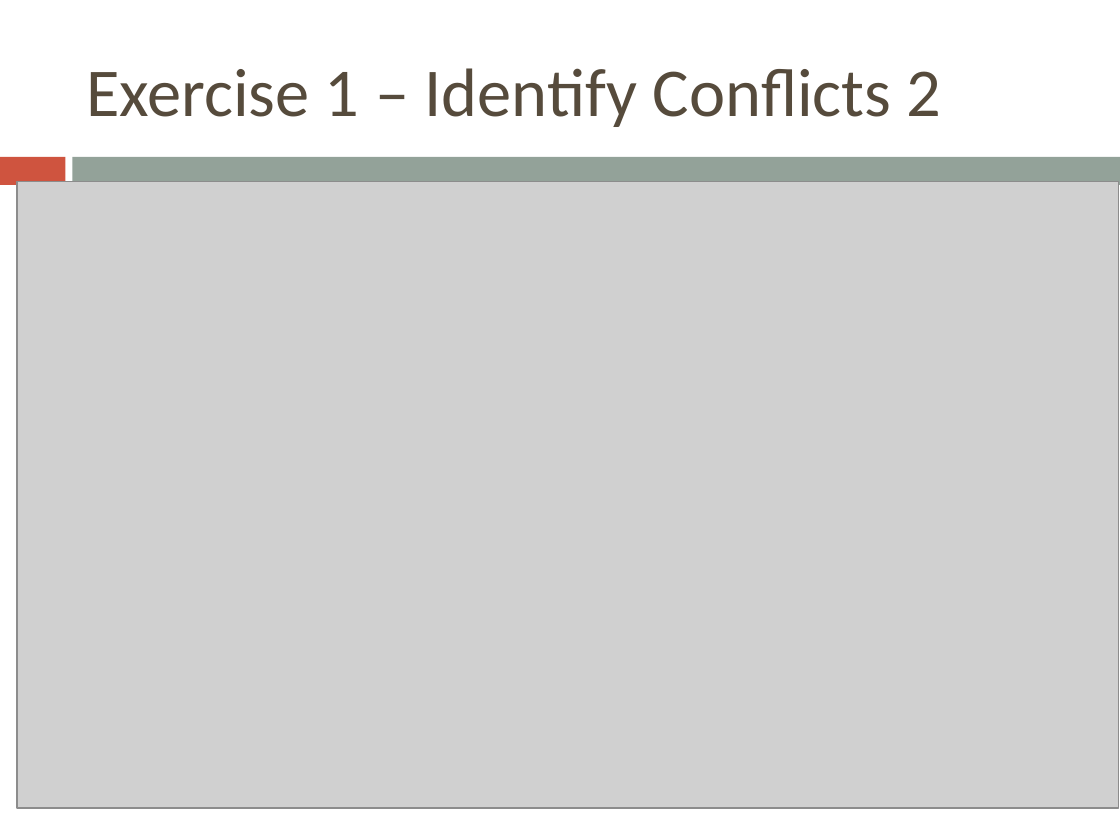
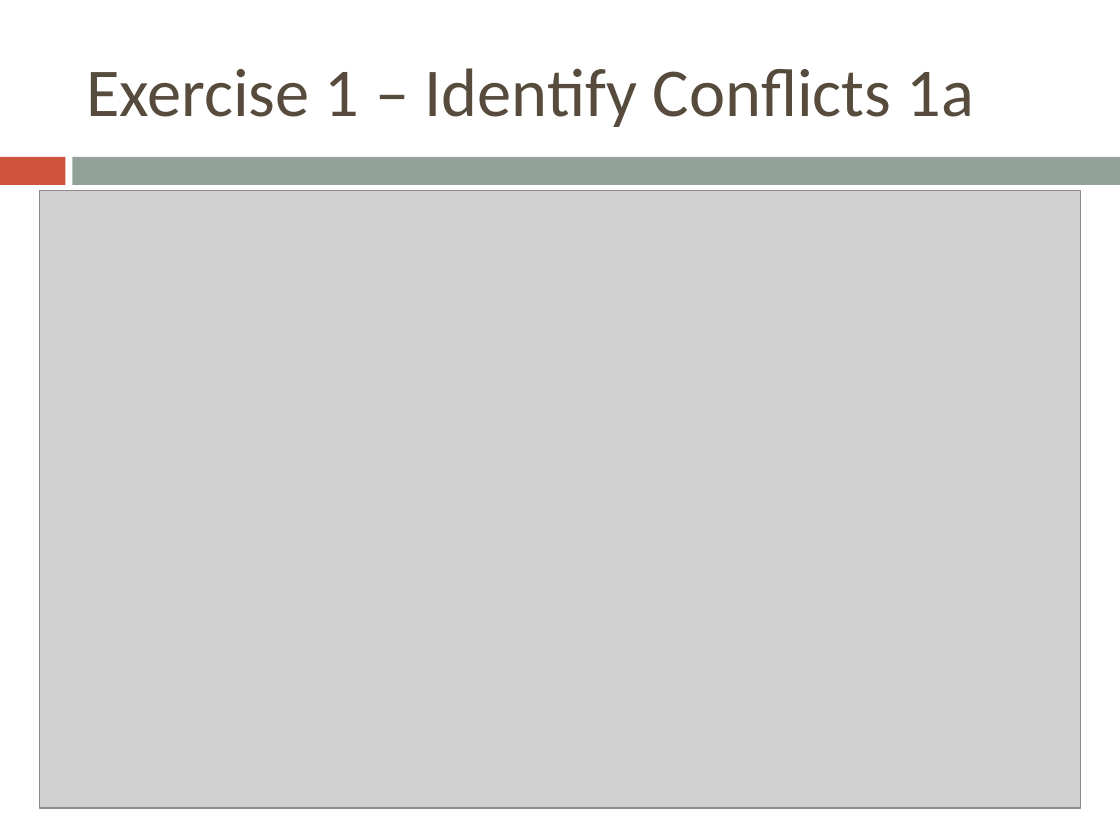
Before and after one commit to bugxd/DBTech, a slide deck: slide 6 of Assignment_4.pptx (slide 5 before the commit). Drawn at 1120x840 pixels with LibreOffice and Linux fonts; fonts in the diff are those of the drawing; grey boxes stand for pictures. Boxes give left, top, right and bottom in pixels: in the first picture for what was removed or moved away, otherwise in the second. Text is boxed around its words. In the diff, an @@ line names an element or a change of style, - is before the commit and + after.

```diff
--- a/Assignment_4.pptx
+++ b/Assignment_4.pptx
@@ title at box(86, 68, 974, 127): text changed @@
-Exercise 1 – Identify Conflicts 2
+Exercise 1 – Identify Conflicts 1a
@@ picture: place and size @@
-picture at box(17, 181, 1119, 808)
+picture at box(39, 190, 1080, 808)
```
Also in this commit, not shown: 7 other slides changed, 17 slides added, 2 slides removed, 21 other files.
